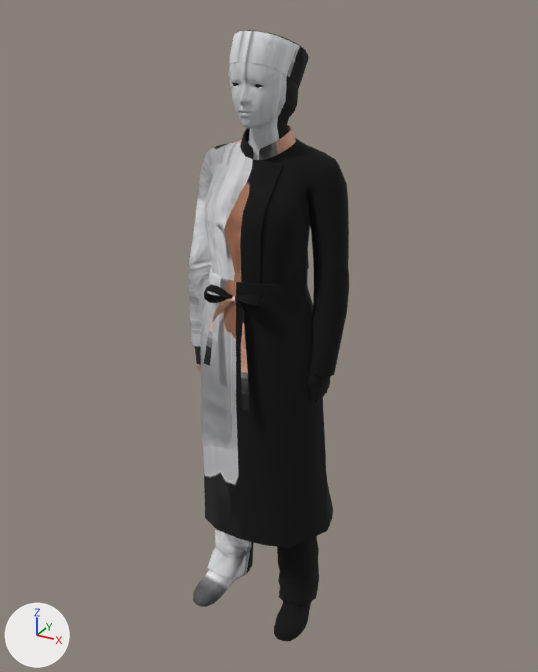
One commit to the glTF model public/models/people/chef-f01.glb: the scene before it, then after it.
One viewpoint serves both versions: a 50 mm lens placed at (0.952, -1.684, 0.779), pointed at (0.012, 0.026, -0.076). Every picture has the same lights, and +X, +Y and +Z are marked at lower left. The first picture is the older version. Objects named as collision shapes, trigger or cutter boxes, shadow casters or lower levels of detail are left out. Vertices at exactly the same position are counted once.

Names of what the first picture shows: 'lod0'.
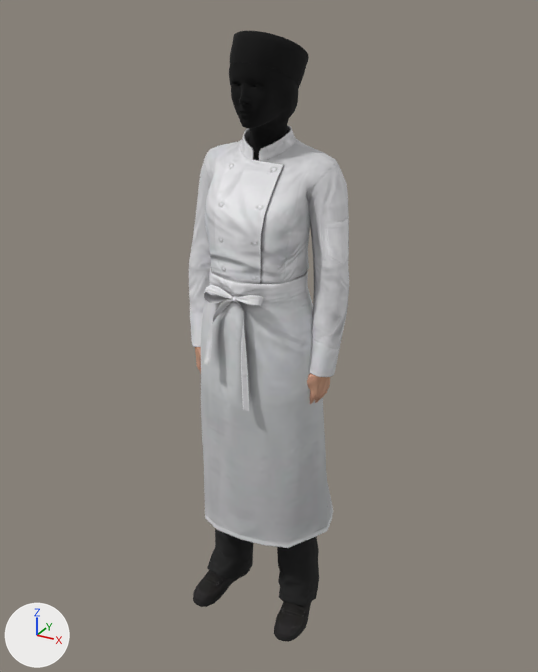
What differs and where, as boxes [x1, y1, x2, y2] in the pictures (538 x 672 px):
'lod0', reshaped: before [189, 30, 349, 641]; after [189, 31, 349, 642]
part 1 of me_lod0, reshaped: before [200, 79, 327, 404]; after [190, 31, 347, 547]
part 2 of me_lod0, added: after [193, 570, 308, 642]
part 3 of me_lod0, surface changed (black to grey): [189, 33, 349, 640] in both

What changed in the scene script:
```text
Change me_lod0:
    used by ob_lod0; location = (0.0, 0.0, 0.0)
    remove me_lod0.from_pydata(...)  # 2507 vertices, 4999 faces; spans x -0.25..0.25, y -0.17..0.15, z -1.0..0.73
    add me_lod0.from_pydata(...)  # 3748 vertices, 7460 faces; spans x -0.25..0.25, y -0.17..0.15, z -1.0..0.73
    me_lod0 part 1: 156 vertices moved within x -0.2..0.2, y -0.14..0.11, z -0.41..0.7; 22 vertices removed from x -0.2..0.2, y -0.14..0.05, z -0.22..0.55; 1227 vertices added at x -0.23..0.23, y -0.14..0.15, z -0.58..0.73
    me_lod0 part 2: 36 vertices added at x -0.18..0.19, y -0.15..0.1, z -1.0..-0.93
    me_lod0 part 3: 2757 kept faces spanning x -0.25..0.25, y -0.17..0.15, z -1.0..0.73 get new texture (UV) coordinates
```
